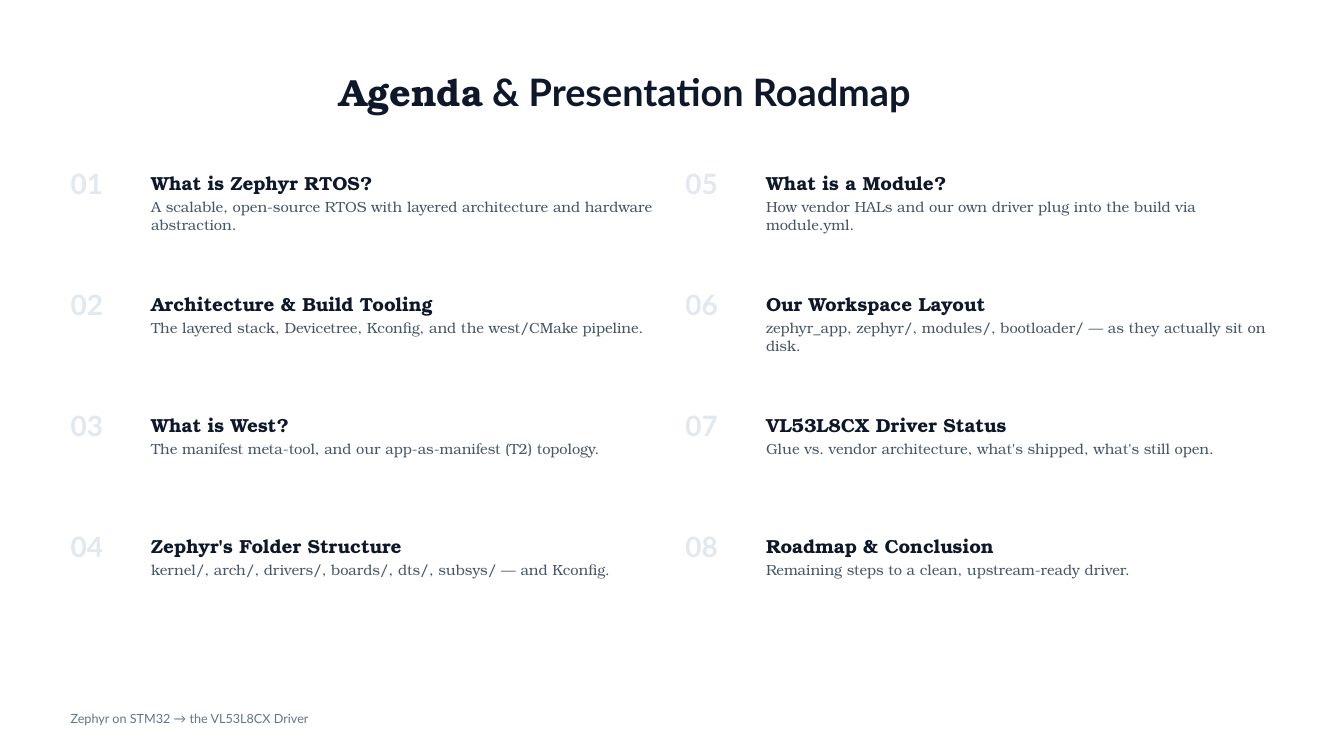
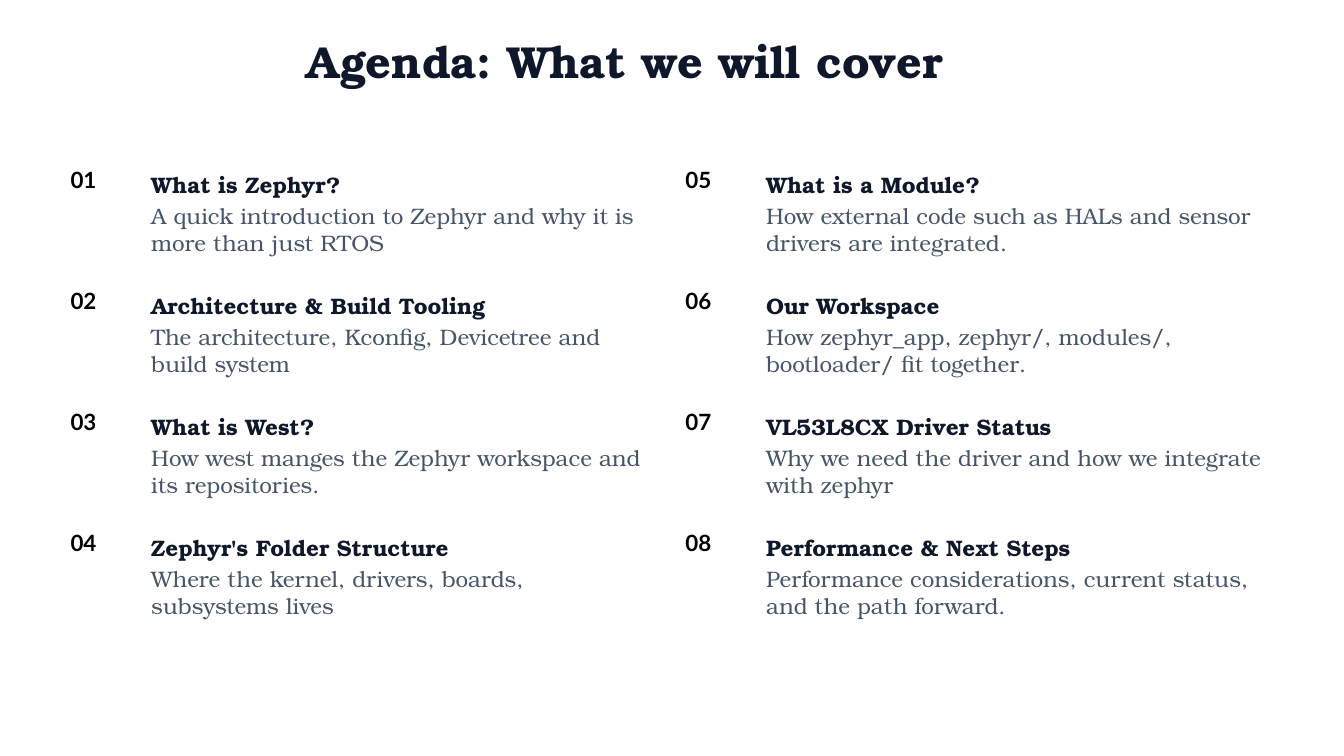
Before and after one commit to iqbal1384/zephyr_dev, a slide deck: slide 2 of documentation/Zephyr_STM32_VL53L8CX.pptx. Drawn at 1344x756 pixels with LibreOffice and Linux fonts; fonts in the diff are those of the drawing. Boxes give left, top, right and bottom in pixels: in the first picture for what was removed or moved away, otherwise in the second. Text is boxed around its words. In the diff, an @@ line names an element or a change of style, - is before the commit and + after.

Commit message:
Updated the presentation file

```diff
--- a/documentation/Zephyr_STM32_VL53L8CX.pptx
+++ b/documentation/Zephyr_STM32_VL53L8CX.pptx
@@ text at [306, 43, 943, 89]: text changed; size 27 to 32 pt; font Lato to TeX Gyre Bonum @@
-Agenda & Presentation Roadmap
+Agenda: What we will cover
@@ text added at [71, 171, 97, 188], 16 pt, text #000000, bold @@
+01
@@ text at [151, 176, 633, 257]: text changed; size 10.5 to 16 pt @@
-What is Zephyr RTOS?
-A scalable, open-source RTOS with layered architecture and hardware abstraction.
+What is Zephyr?
+A quick introduction to Zephyr and why it is more than just RTOS
@@ text added at [685, 171, 711, 188], 16 pt, text #000000, bold @@
+05
@@ text at [766, 176, 980, 194]: size 13.5 to 16 pt in "What is a Module?" @@
@@ text at [766, 208, 1251, 257]: text changed; size 10.5 to 16 pt @@
-How vendor HALs and our own driver plug into the build via module.yml.
+How external code such as HALs and sensor drivers are integrated.
@@ text added at [71, 292, 97, 309], 16 pt, text #000000, bold @@
+02
@@ text at [151, 297, 485, 320]: size 13.5 to 16 pt in "Architecture & Build Tooling" @@
@@ text added at [685, 292, 711, 309], 16 pt, text #000000, bold @@
+06
@@ text at [766, 297, 1172, 378]: text changed; size 10.5 to 16 pt @@
-Our Workspace Layout
-zephyr_app, zephyr/, modules/, bootloader/ — as they actually sit on disk.
+Our Workspace
+How zephyr_app, zephyr/, modules/, bootloader/ fit together.
@@ text at [151, 328, 601, 378]: text changed; size 10.5 to 16 pt @@
-The layered stack, Devicetree, Kconfig, and the west/CMake pipeline.
+The architecture, Kconfig, Devicetree and build system
@@ text added at [71, 413, 97, 430], 16 pt, text #000000, bold @@
+03
@@ text at [151, 418, 314, 436]: size 13.5 to 16 pt in "What is West?" @@
@@ text added at [685, 413, 711, 430], 16 pt, text #000000, bold @@
+07
@@ text at [766, 418, 1052, 436]: size 13.5 to 16 pt in "VL53L8CX Driver Status" @@
@@ text at [151, 450, 641, 498]: text changed; size 10.5 to 16 pt @@
-The manifest meta-tool, and our app-as-manifest (T2) topology.
+How west manges the Zephyr workspace and its repositories.
@@ text at [766, 450, 1261, 499]: text changed; size 10.5 to 16 pt @@
-Glue vs. vendor architecture, what's shipped, what's still open.
+Why we need the driver and how we integrate with zephyr
@@ text added at [71, 534, 97, 551], 16 pt, text #000000, bold @@
+04
@@ text at [151, 539, 449, 561]: size 13.5 to 16 pt in "Zephyr's Folder Structure" @@
@@ text added at [685, 534, 711, 551], 16 pt, text #000000, bold @@
+08
@@ text at [766, 539, 1248, 619]: text changed; size 10.5 to 16 pt @@
-Roadmap & Conclusion
-Remaining steps to a clean, upstream-ready driver.
+Performance & Next Steps
+Performance considerations, current status, and the path forward.
@@ text at [151, 571, 524, 620]: text changed; size 10.5 to 16 pt @@
-kernel/, arch/, drivers/, boards/, dts/, subsys/ — and Kconfig.
+Where the kernel, drivers, boards, subsystems lives
@@ text removed at [71, 713, 309, 725] @@
-Zephyr on STM32 → the VL53L8CX Driver
```
Also in this commit, not shown: 3 other slides changed, 2 slides added, 1 slide removed.
